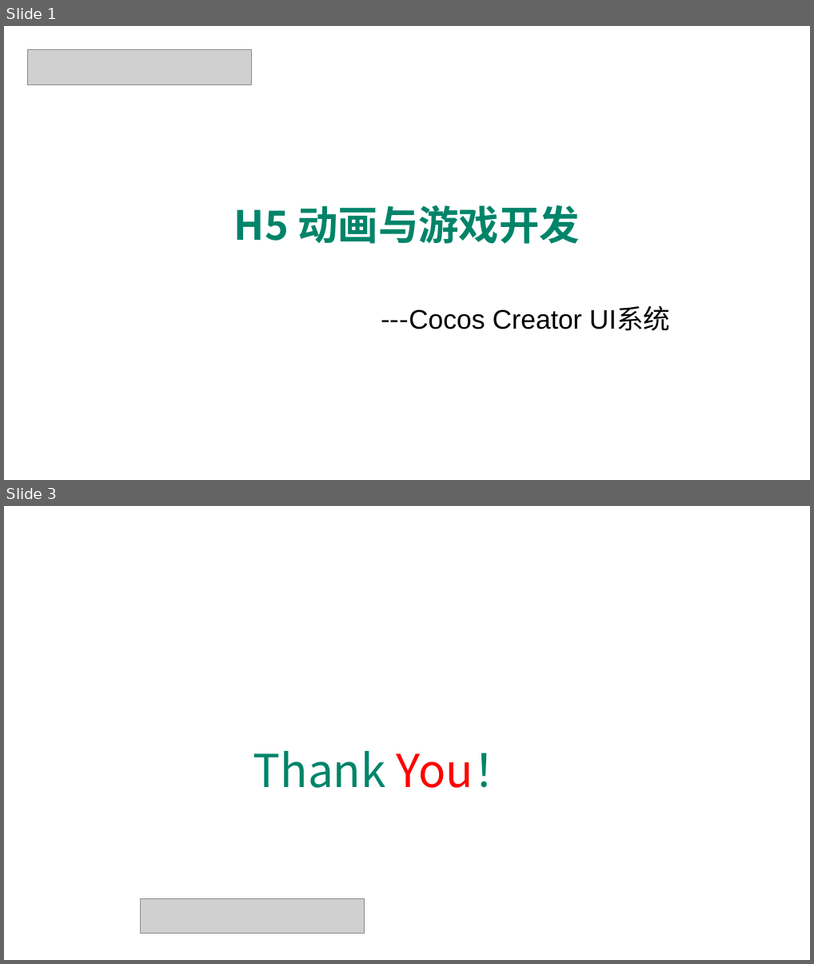
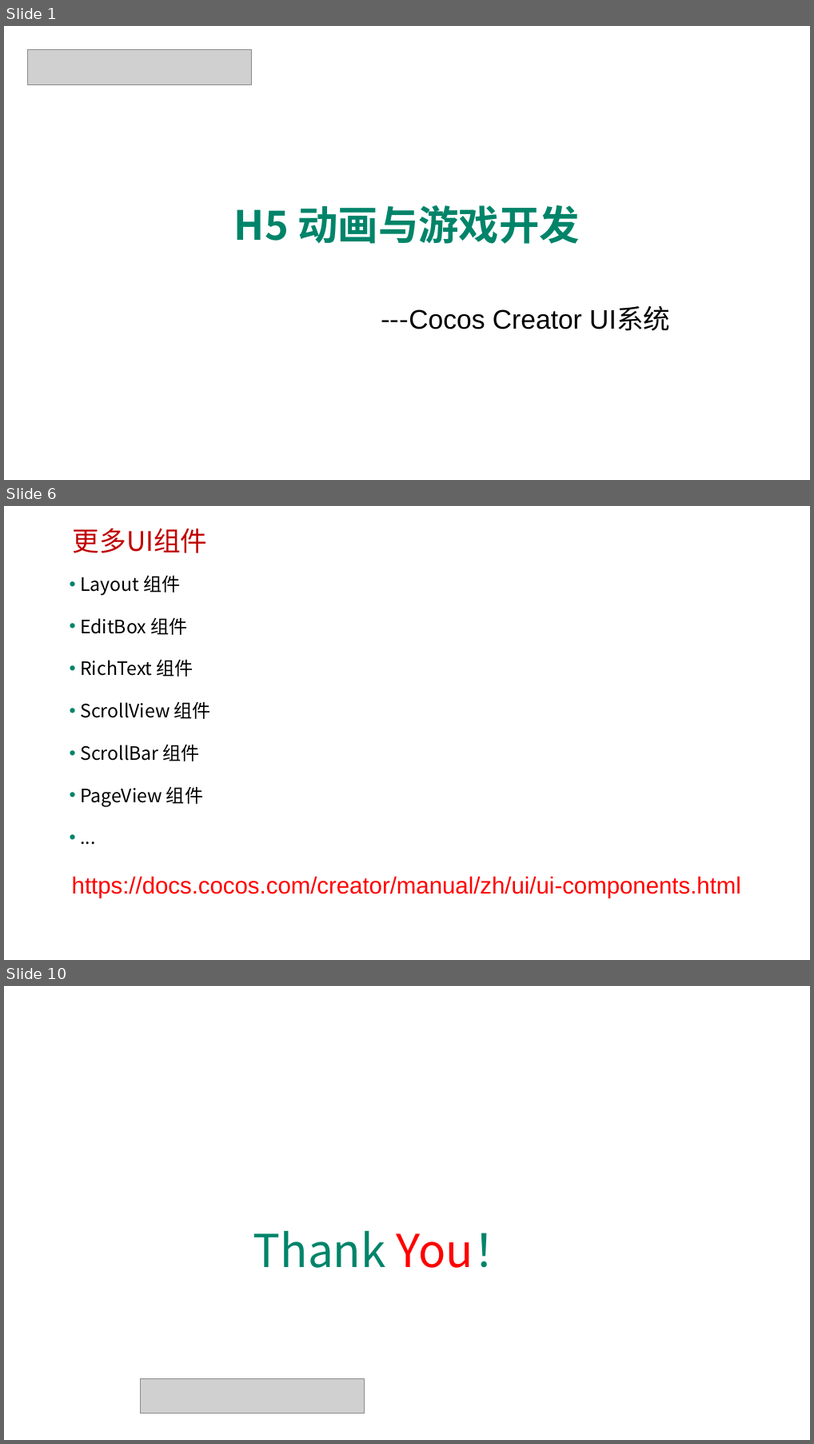
Before and after one commit to edu2act/course-H5-Animation-and-Game-Development, a slide deck: materials/slides/ch18.pptx. Shown one above the other, each under a label of ours: slides 1 and 3 before the commit, slides 1, 6 and 10 after it; the slides between them are not shown. The pictures are 814x964 and 814x1444 pixels, drawn with LibreOffice and Linux fonts; fonts in the diff are those of the drawing; grey boxes stand for pictures; background and template pictures are left out. Boxes give left, top, right and bottom in pixels: in the first picture for what was removed or moved away, otherwise in the second. Text is boxed around its words. In the diff, an @@ line names an element or a change of style, - is before the commit and + after.

```diff
--- a/materials/slides/ch18.pptx
+++ b/materials/slides/ch18.pptx
@@ slide 6 added at (x1=4, y1=506, x2=810, y2=960), background picture (left out) @@
@@ text added at (x1=73, y1=528, x2=208, y2=553), 32 pt, text #C00000 @@
+更多UI组件
@@ text added at (x1=80, y1=575, x2=211, y2=806), 22 pt, text #000000 @@
+• Layout 组件
+• EditBox 组件
+• RichText 组件
+• ScrollView 组件
+• ScrollBar 组件
+• PageView 组件
+• ...
@@ text added at (x1=72, y1=876, x2=742, y2=898), 28 pt, text #FF0000 @@
+https://docs.cocos.com/creator/manual/zh/ui/ui-components.html
@@ what was slide 3 is now slide 10 @@
```
Also in this commit, not shown: 1 slide changed, 6 other slides added, 32 other files.
